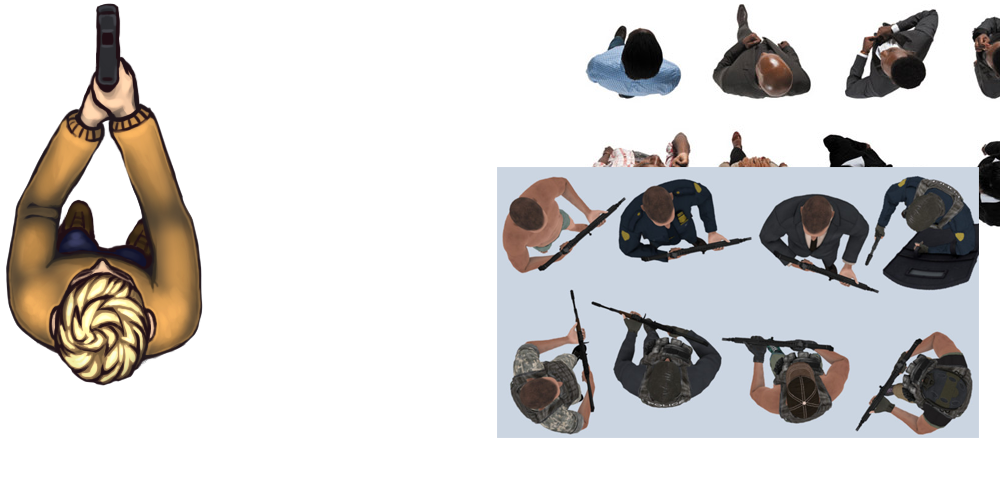
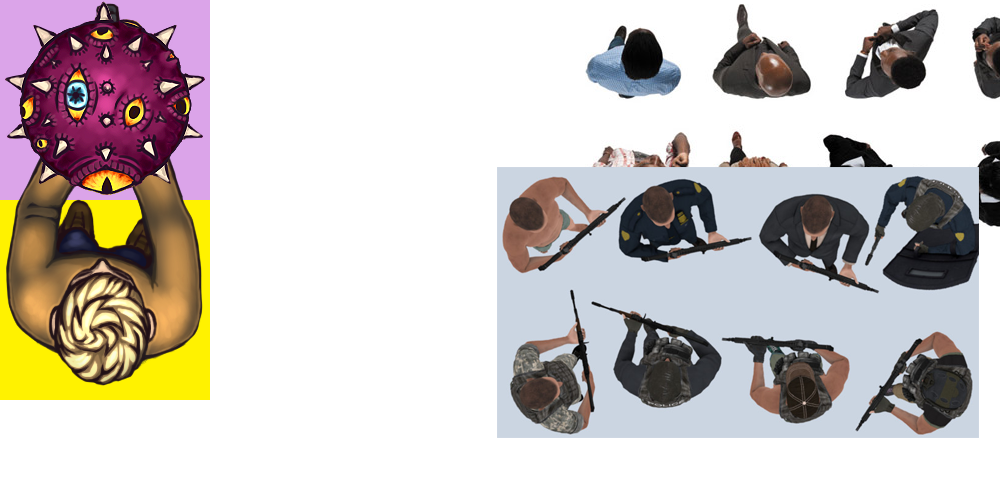
Revision of a layered (1000, 500) image; what changed, layer by layer:
added group "Standard Enemy" with 8 layers above "Mauer-1" over [2, 1, 210, 198]
added group "Group 1 copy" with 2 layers in group "Standard Enemy" over [2, 1, 210, 198]
added layer "overlay" (1st of 2, in "Standard Enemy" › "Group 1 copy") in group "Group 1 copy" over [5, 1, 205, 195]
added group "backup copy 4" with 1 layers in group "player model" over [5, 3, 203, 386]
added layer "tips copy" (1st of 2, in "player model" › "backup copy 4") in group "backup copy 4" over [5, 3, 203, 386]
hid group "backup copy 3" (2 layers) over [5, 3, 203, 386]
added layer "Standard Enemy dummy" above "Player Dummy" over [0, 0, 210, 200]
renamed "Rectangle 1" to "Player Dummy", showed it, opacity 16% → 100% over [0, 0, 210, 400]
